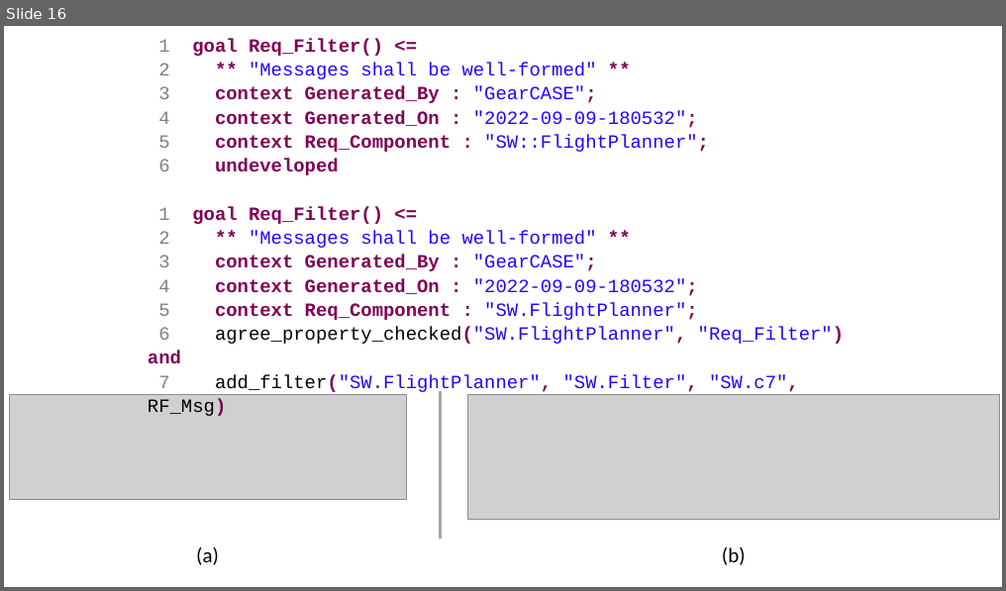
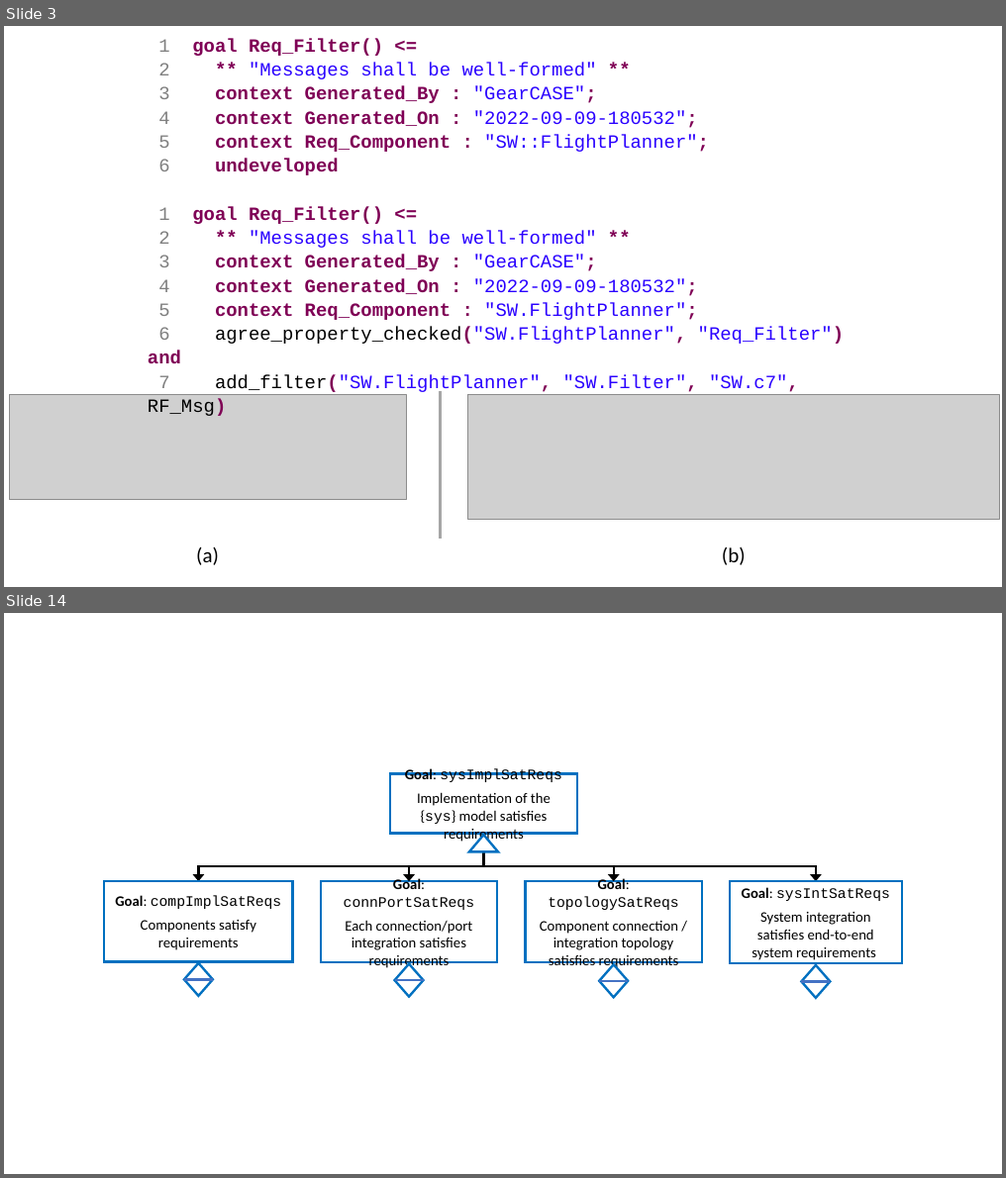
Before and after one commit to iamundson/case-assurance-pattern, a slide deck: figs/figures.pptx. Shown one above the other, each under a label of ours: slide 16 before the commit, slides 3 and 14 after it; the slides between them are not shown. The pictures are 1006x591 and 1006x1178 pixels, drawn with LibreOffice and Linux fonts; fonts in the diff are those of the drawing; grey boxes stand for pictures. Boxes give left, top, right and bottom in pixels: in the first picture for what was removed or moved away, otherwise in the second. Text is boxed around its words. In the diff, an @@ line names an element or a change of style, - is before the commit and + after.

```diff
--- a/figs/figures.pptx
+++ b/figs/figures.pptx
@@ slide 14 added at box(4, 613, 1002, 1174), background #FFFFFF @@
@@ rectangle added at box(390, 774, 577, 834), fill #FFFFFF, outline #0070C0 2.25 pt, 14 pt, text #000000 @@
+Goal: sysImplSatReqs
+Implementation of the {sys} model satisfies requirements
@@ triangle added at box(469, 836, 498, 853), fill #FFFFFF, outline #0070C0 2.25 pt @@
@@ elbow arrow added from (484, 852) to (199, 881), #000000 2.25 pt @@
@@ elbow arrow added from (484, 852) to (409, 881), #000000 2.25 pt @@
@@ elbow arrow added from (484, 852) to (816, 881), #000000 2.25 pt @@
@@ elbow arrow added from (484, 852) to (614, 881), #000000 2.25 pt @@
@@ rectangle added at box(104, 881, 293, 962), fill #FFFFFF, outline #0070C0 2.25 pt, 14 pt, text #000000 @@
+Goal: compImplSatReqs
+Components satisfy requirements
@@ rectangle added at box(321, 881, 497, 962), fill #FFFFFF, outline #0070C0 2.25 pt, 14 pt, text #000000 @@
+Goal: connPortSatReqs
+Each connection/port integration satisfies requirements
@@ rectangle added at box(525, 881, 702, 963), fill #FFFFFF, outline #0070C0 2.25 pt, 14 pt, text #000000 @@
+Goal: topologySatReqs
+Component connection / integration topology satisfies requirements
@@ rectangle added at box(731, 881, 902, 964), fill #FFFFFF, outline #0070C0 2.25 pt, 14 pt, text #000000 @@
+Goal: sysIntSatReqs
+System integration satisfies end-to-end system requirements
@@ diamond added at box(184, 963, 213, 996), fill #FFFFFF, outline #0070C0 2.25 pt @@
@@ diamond added at box(395, 964, 423, 997), fill #FFFFFF, outline #0070C0 2.25 pt @@
@@ diamond added at box(599, 964, 628, 998), fill #FFFFFF, outline #0070C0 2.25 pt @@
@@ diamond added at box(801, 965, 830, 998), fill #FFFFFF, outline #0070C0 2.25 pt @@
@@ line added from (184, 980) to (213, 980), #4472C4 2.25 pt @@
@@ line added from (395, 980) to (423, 980), #4472C4 2.25 pt @@
@@ line added from (599, 981) to (629, 981), #4472C4 2.25 pt @@
@@ line added from (801, 982) to (831, 982), #4472C4 2.25 pt @@
@@ what was slide 16 is now slide 3 @@
```
Also in this commit, not shown: 10 other slides added, 13 slides removed, 13 other files.
